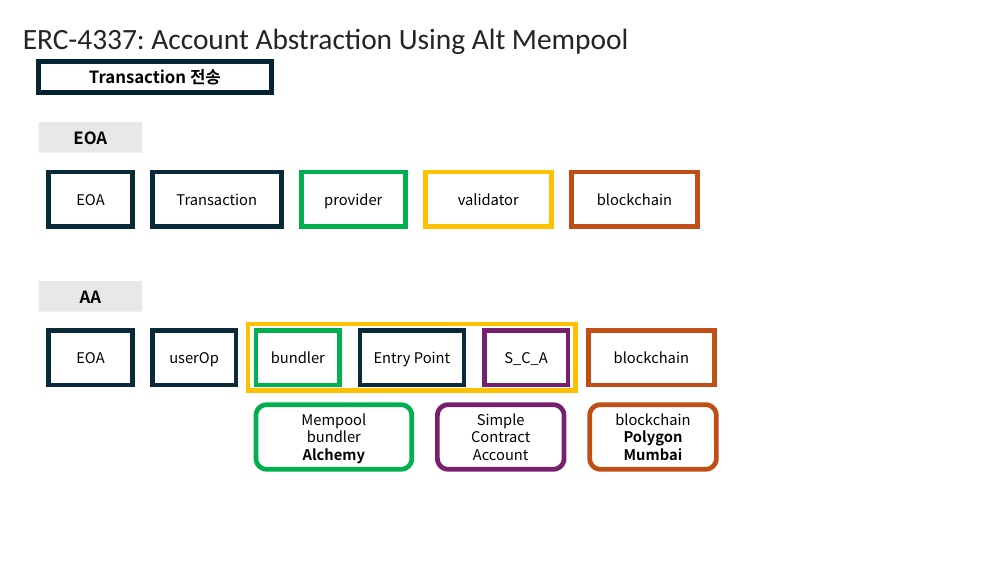
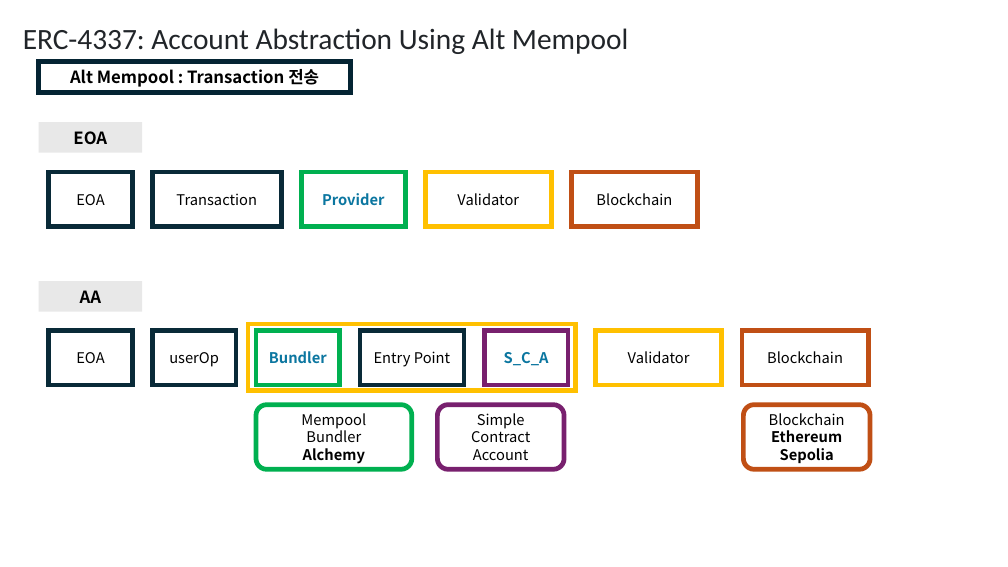
Before and after one commit to yyyljy/erc4337_alchemybundler, a slide deck: slide 3 of ERC4337.pptx (slide 2 before the commit). Drawn at 1008x567 pixels with LibreOffice and Linux fonts; fonts in the diff are those of the drawing. Boxes give left, top, right and bottom in pixels: in the first picture for what was removed or moved away, otherwise in the second. Text is boxed around its words. In the diff, an @@ line names an element or a change of style, - is before the commit and + after.

```diff
--- a/ERC4337.pptx
+++ b/ERC4337.pptx
@@ rectangle "Alt Mempool : Transaction 전송": place and size @@
-rectangle "Alt Mempool : Transaction 전송" at [39, 62, 271, 92]
+rectangle "Alt Mempool : Transaction 전송" at [39, 62, 351, 92]
@@ text in rectangle at [70, 69, 319, 87]: text changed @@
-Transaction 전송
+Alt Mempool : Transaction 전송
@@ rectangle added at [425, 172, 551, 227], outline #FFC000 4.5 pt, 14 pt, text #000000 @@
+Validator
@@ text in rectangle at [322, 193, 385, 205]: text changed; text colour #000000 to #0B76A0; bold on @@
-provider
+Provider
@@ text in rectangle at [596, 193, 672, 205]: text changed @@
-blockchain
+Blockchain
@@ text in rectangle at [269, 351, 327, 363]: text changed; text colour #000000 to #0B76A0; bold on @@
-bundler
+Bundler
@@ rectangle "S_C_A" at [484, 330, 568, 385]: text colour #000000 to #0B76A0, bold on @@
@@ rectangle "Validator": place and size @@
-rectangle "Validator" at [425, 172, 551, 227]
+rectangle "Validator" at [596, 330, 722, 385]
@@ text in rectangle at [628, 351, 690, 363]: text changed @@
-validator
+Validator
@@ rectangle "Blockchain": place and size @@
-rectangle "Blockchain" at [588, 330, 715, 385]
+rectangle "Blockchain" at [742, 330, 868, 385]
@@ text in rectangle at [767, 351, 843, 363]: text changed @@
-blockchain
+Blockchain
@@ rounded rectangle "Blockchain": place and size @@
-rounded rectangle "Blockchain" at [590, 405, 717, 469]
+rounded rectangle "Blockchain" at [743, 405, 870, 469]
@@ text in rounded rectangle at [769, 413, 845, 463]: text changed @@
-blockchain
-Polygon
-Mumbai
+Blockchain
+Ethereum
+Sepolia
@@ text in rounded rectangle at [306, 428, 361, 442]: text changed @@
-bundler
+Bundler
```
Also in this commit, not shown: 4 other slides changed, 10 slides added, 4 other files.
